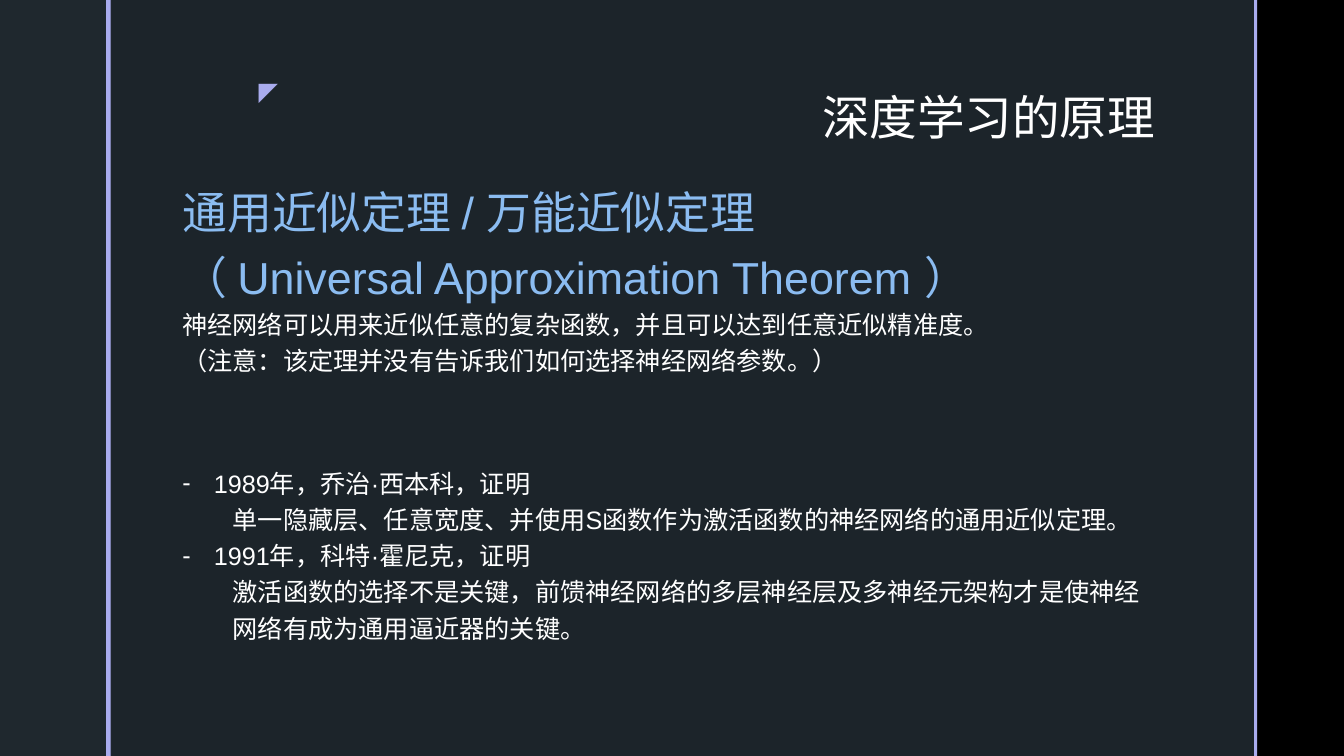
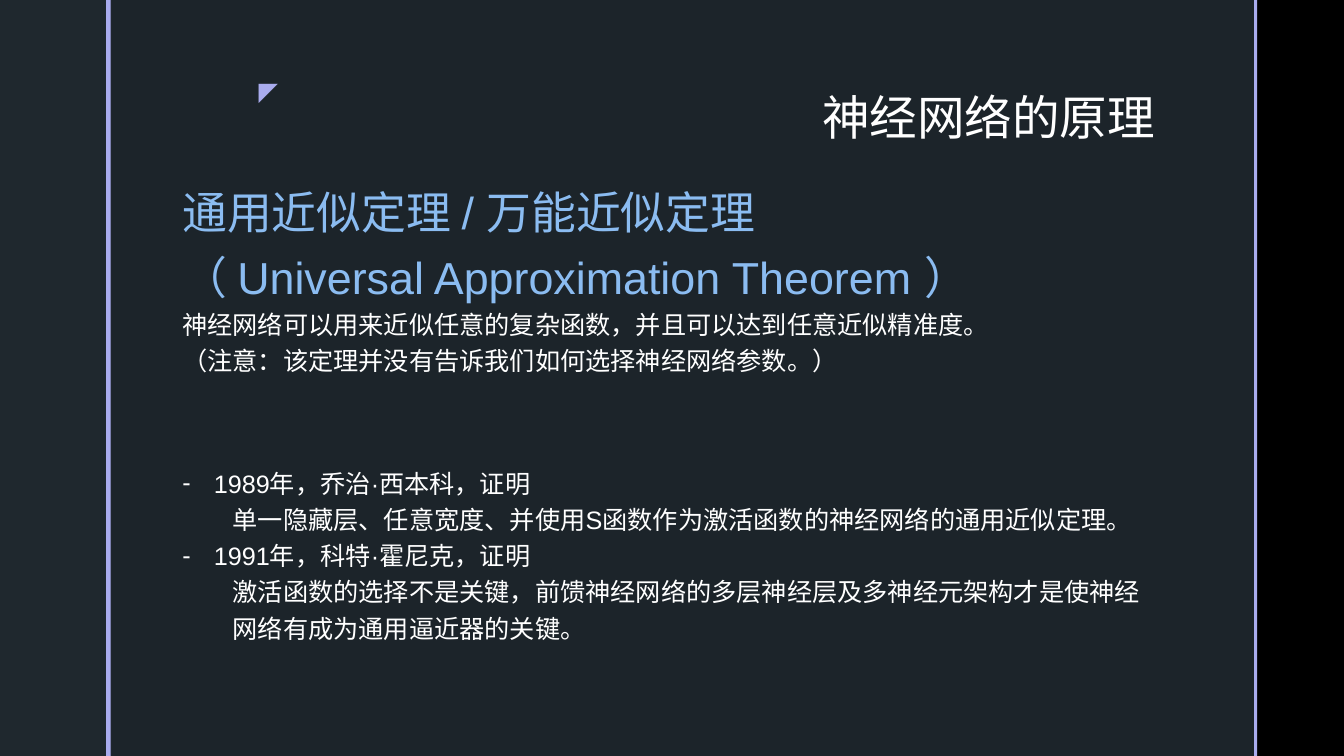
Before and after one commit to SakigamiYang/PyCon, a slide deck: slide 12 of Python-Meetup/20210523/深度学习简介.pptx. Drawn at 1344x756 pixels with LibreOffice and Linux fonts; fonts in the diff are those of the drawing; background and template pictures are left out. Boxes give left, top, right and bottom in pixels: in the first picture for what was removed or moved away, otherwise in the second. Text is boxed around its words. In the diff, an @@ line names an element or a change of style, - is before the commit and + after.

```diff
--- a/Python-Meetup/20210523/深度学习简介.pptx
+++ b/Python-Meetup/20210523/深度学习简介.pptx
@@ title at (822, 94, 1155, 139): text changed @@
-深度学习的原理
+神经网络的原理
```
Also in this commit, not shown: 4 other slides changed, 1 slide added, 5 other files.
